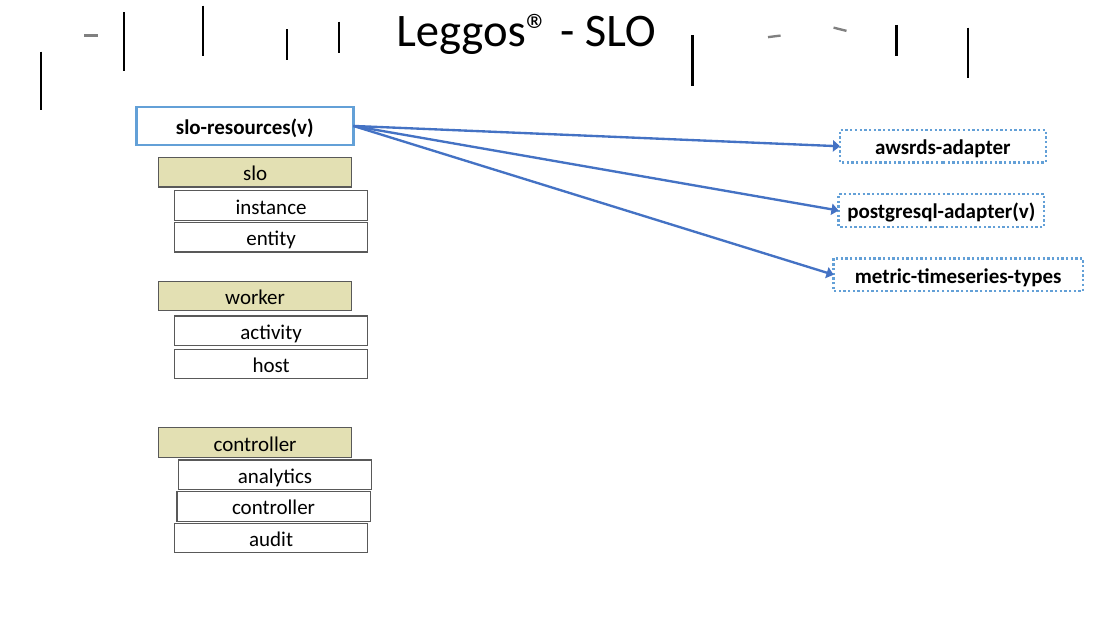
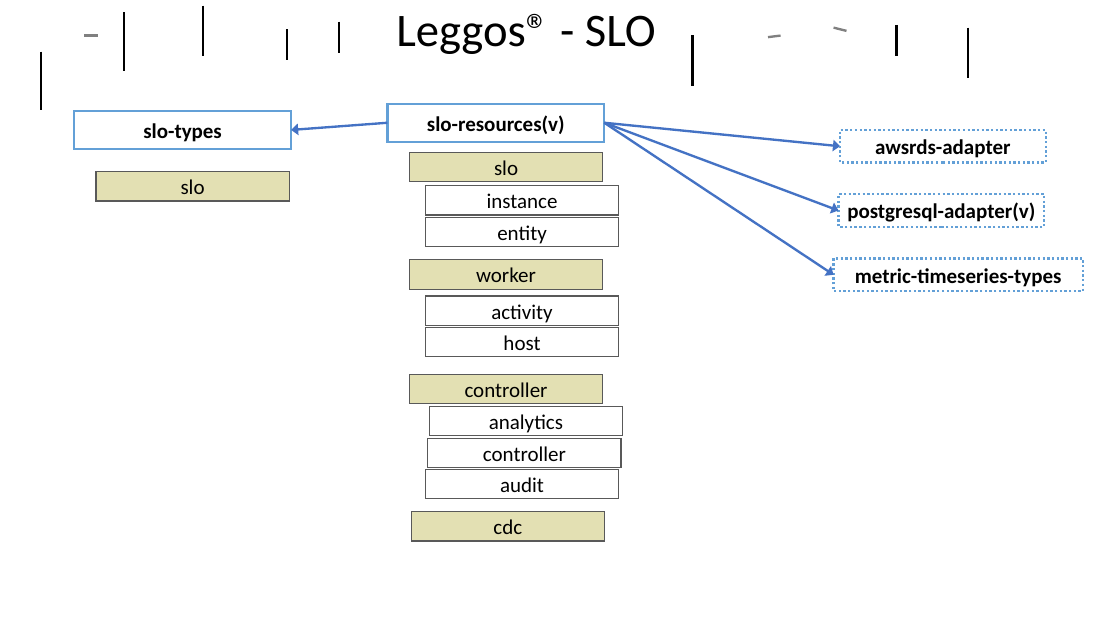
Before and after one commit to idiomatic-go/application-architecture, a slide deck: slide 5 of GO-Micro-Resources-Application.pptx. Drawn at 1120x630 pixels with LibreOffice and Linux fonts; fonts in the diff are those of the drawing. Boxes give left, top, right and bottom in pixels: in the first picture for what was removed or moved away, otherwise in the second. Text is boxed around its words. In the diff, an @@ line names an element or a change of style, - is before the commit and + after.

```diff
--- a/GO-Micro-Resources-Application.pptx
+++ b/GO-Micro-Resources-Application.pptx
@@ rectangle added at [74,111,291,149], fill #FFFFFF, outline #63A0D7 2 pt, 18 pt, text #000000, bold @@
+slo-types
@@ arrow added from (387, 123) to (292, 130), #4472C4 2 pt @@
@@ arrow moved from (354, 126) - (833, 275) to (604, 123) - (833, 275) @@
@@ arrow moved from (354, 126) - (839, 211) to (604, 123) - (839, 211) @@
@@ arrow moved from (354, 126) - (840, 146) to (604, 123) - (840, 146) @@
@@ rectangle added at [96,171,289,201], fill #E3E0B3, outline #595959 1 pt, 18 pt, text #000000 @@
+slo
@@ 4 rectangles: place and size @@
-4 rectangles at [137,107,368,252]
+4 rectangles at [387,103,619,247]
@@ 3 rectangles: place and size @@
-3 rectangles at [159,281,368,379]
+3 rectangles at [409,260,619,357]
@@ 4 rectangles: place and size @@
-4 rectangles at [159,428,371,553]
+4 rectangles at [409,374,623,499]
@@ rectangle added at [412,512,605,541], fill #E3E0B3, outline #595959 1 pt, 18 pt, text #000000 @@
+cdc
```
